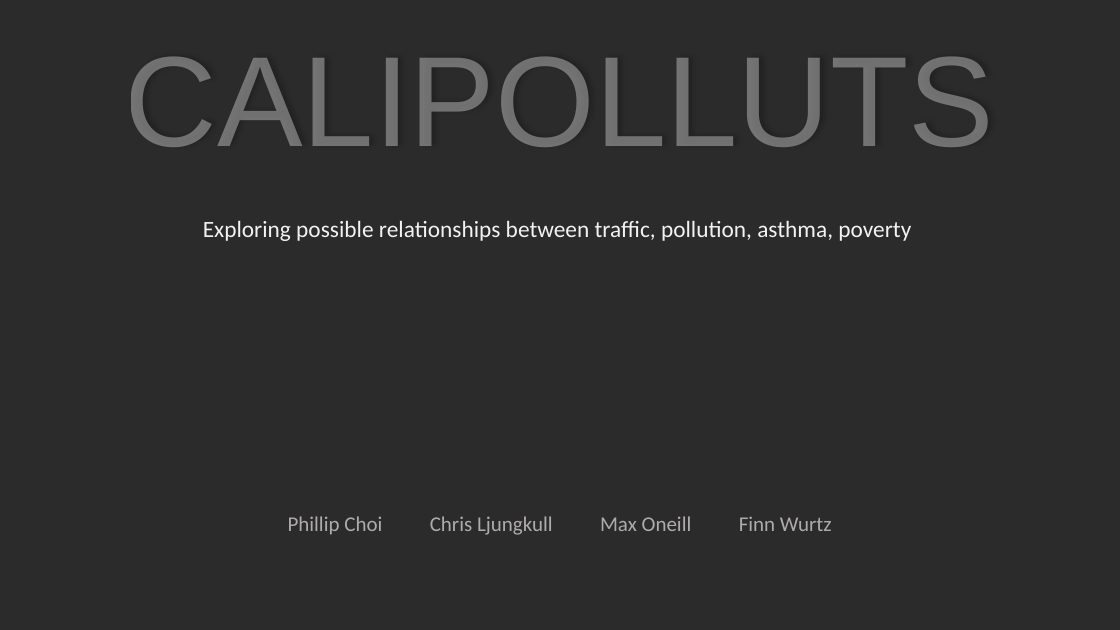
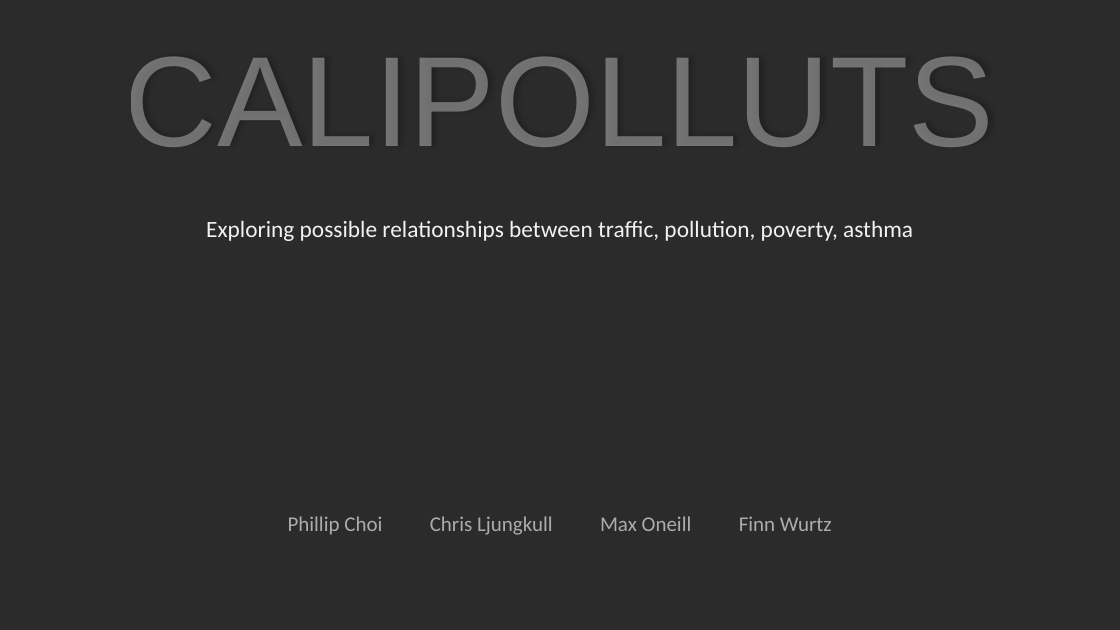
Before and after one commit to cljungkull/Project-2---CaliPolluts, a slide deck: slide 1 of presentation.pptx. Drawn at 1120x630 pixels with LibreOffice and Linux fonts; fonts in the diff are those of the drawing; background and template pictures are left out; a plain dark background stands for a picture behind light text. Boxes give left, top, right and bottom in pixels: in the first picture for what was removed or moved away, otherwise in the second. Text is boxed around its words. In the diff, an @@ line names an element or a change of style, - is before the commit and + after.

Commit message:
updates to ppt

```diff
--- a/presentation.pptx
+++ b/presentation.pptx
@@ text at (206,221,913,241): text changed @@
-Exploring possible relationships between traffic, pollution, asthma, poverty
+Exploring possible relationships between traffic, pollution, poverty, asthma
```
Also in this commit, not shown: 1 other slide changed.
